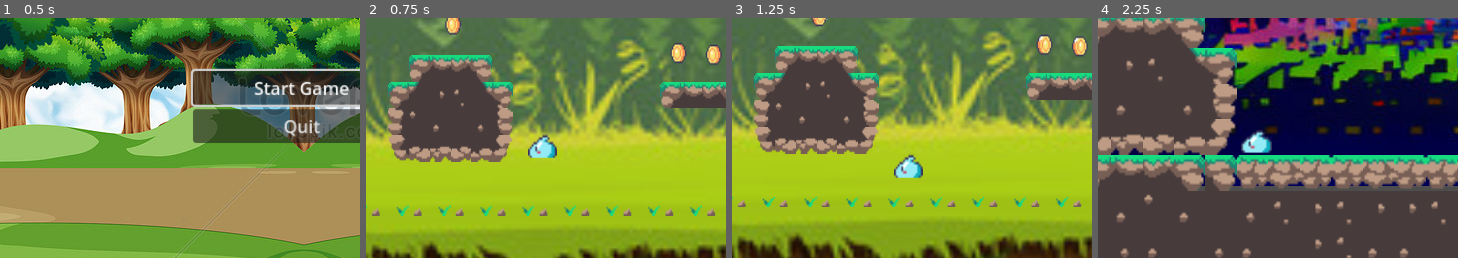
Above: before the commit, frames 1-4 (left to right).
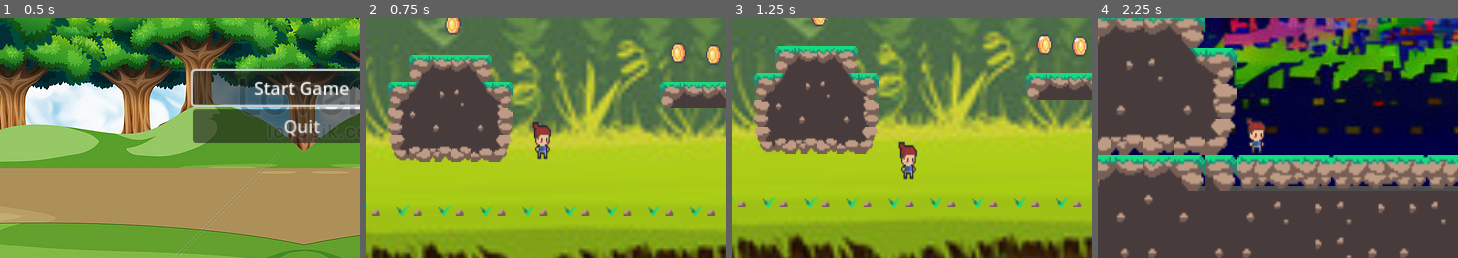
Above: after the commit, the same moments.

Repository: Karel95/godot-plataforma-2d
Game: Godot game, scene res://scenes/Menu.tscn
Two runs of this game, one before a commit and one after it. Both use one fixed random seed, a clock stepped at 60 frames per second and the inputs below. Sound files missing from this copy of the repository are replaced by a short silence.
Inputs (mouse positions are % of the whole screen's width and height, from its top left):
- Up to frame 1 (0.5 s): no input
- Up to frame 2 (0.75 s): click "Start Game" at 0.5 s
- Up to frame 3 (1.25 s): no input
- Up to frame 4 (2.25 s): click (5, 8) at 1.25 s; click (11, 7) at 2 s
The pictures show only the part of the screen within x 9-59%, y 32-82%; the shares and areas given below are measured in that part.

Frame 1 is identical in both runs. In frame 2, 0.9% of the frame differs, in the area x 45-54%, y 43-60%; in frame 3, 0.9%, in the area x 45-54%, y 51-68%; in frame 4, 0.9%.

Commit message:
actualizando

Diff:
--- a/scenes/Mundo.tscn
+++ b/scenes/Mundo.tscn
@@ -20,7 +20,7 @@
 [ext_resource type="PackedScene" uid="uid://b58f7o5t5osj2" path="res://scenes/Saw.tscn" id="16_basev"]
 [ext_resource type="PackedScene" uid="uid://6pq232blc2x0" path="res://scenes/Enemy.tscn" id="17_qab2u"]
 [ext_resource type="PackedScene" uid="uid://2ngw2uktrq7p" path="res://scenes/Enemy2.tscn" id="18_n7tag"]
-[ext_resource type="AudioStream" uid="uid://diumywamx5pft" path="res://musicAndSound/music/POL-test-your-skills-short.wav" id="21_a42ov"]
+[ext_resource type="AudioStream" uid="uid://16qp0q5tyndd" path="res://musicAndSound/music/project-01.ogg" id="21_6t3pn"]
 [ext_resource type="Script" path="res://scripts/ASPMundo1.gd" id="22_klo35"]
 [ext_resource type="AudioStream" uid="uid://n1s6vr1yk8l7" path="res://musicAndSound/sounds/error_008.ogg" id="23_vppap"]
 
@@ -666,8 +666,7 @@
 position = Vector2(357.317, 301.448)
 
 [node name="ASPMundo1" type="AudioStreamPlayer" parent="."]
-stream = ExtResource("21_a42ov")
-volume_db = -20.0
+stream = ExtResource("21_6t3pn")
 autoplay = true
 script = ExtResource("22_klo35")
 
--- a/scenes/Player.tscn
+++ b/scenes/Player.tscn
@@ -1,7 +1,7 @@
 [gd_scene load_steps=11 format=3 uid="uid://qn57dengb5r"]
 
-[ext_resource type="Texture2D" uid="uid://dhrmdl5dqku74" path="res://assets/Rocky Roads/Enemies/slime_blue.png" id="1_66apc"]
 [ext_resource type="Script" path="res://scripts/Player.gd" id="1_u852w"]
+[ext_resource type="Texture2D" uid="uid://b70k036n64amb" path="res://assets/My Assets/project-02.32x32_manWalk-01.png" id="2_c717g"]
 [ext_resource type="AudioStream" uid="uid://m47tur4dka4b" path="res://musicAndSound/sounds/drop_004.ogg" id="3_fxvaa"]
 [ext_resource type="AudioStream" uid="uid://d1ge8prcewh2c" path="res://musicAndSound/sounds/confirmation_001.ogg" id="4_23c4m"]
 [ext_resource type="AudioStream" uid="uid://n1s6vr1yk8l7" path="res://musicAndSound/sounds/error_008.ogg" id="5_ixbmk"]
@@ -77,9 +77,10 @@
 shape = SubResource("RectangleShape2D_ab2t5")
 
 [node name="Sprite2D" type="Sprite2D" parent="."]
-texture = ExtResource("1_66apc")
-hframes = 5
-vframes = 2
+position = Vector2(1.19209e-07, -0.750001)
+scale = Vector2(0.6875, 0.703125)
+texture = ExtResource("2_c717g")
+vframes = 4
 
 [node name="ASP2DPlayerJump" type="AudioStreamPlayer2D" parent="."]
 stream = ExtResource("3_fxvaa")
--- a/scripts/Player.gd
+++ b/scripts/Player.gd
@@ -30,7 +30,7 @@
 	var direction = get_axis()
 	if direction:
 		animationPlayer.play("Walk")
-		sprite.flip_h = get_axis().x > 0
+		sprite.flip_h = get_axis().x < 0
 	else:
 		animationPlayer.play("Idle")
 
Binary file added: assets/My Assets/project-02.32x32_manWalk-01.png
Not shown, added: assets/My Assets/project-02.32x32_manWalk-01.png.import
Not shown, added: musicAndSound/music/project-01.ogg.import
Not shown: 1 places in scenes/Mundo.tscn that only renumber resources
Not shown, added: musicAndSound/music/project-01.ogg
